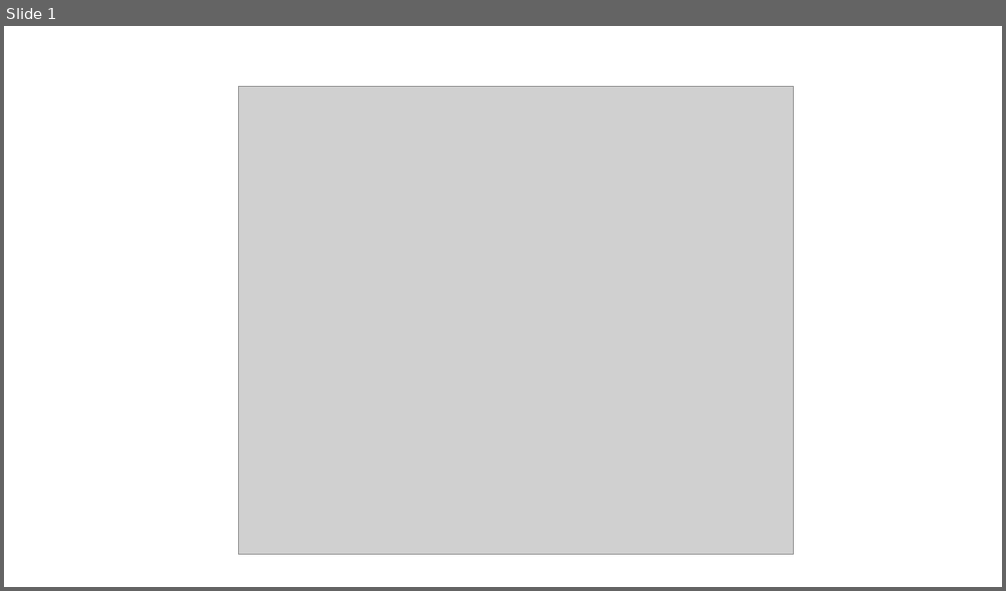
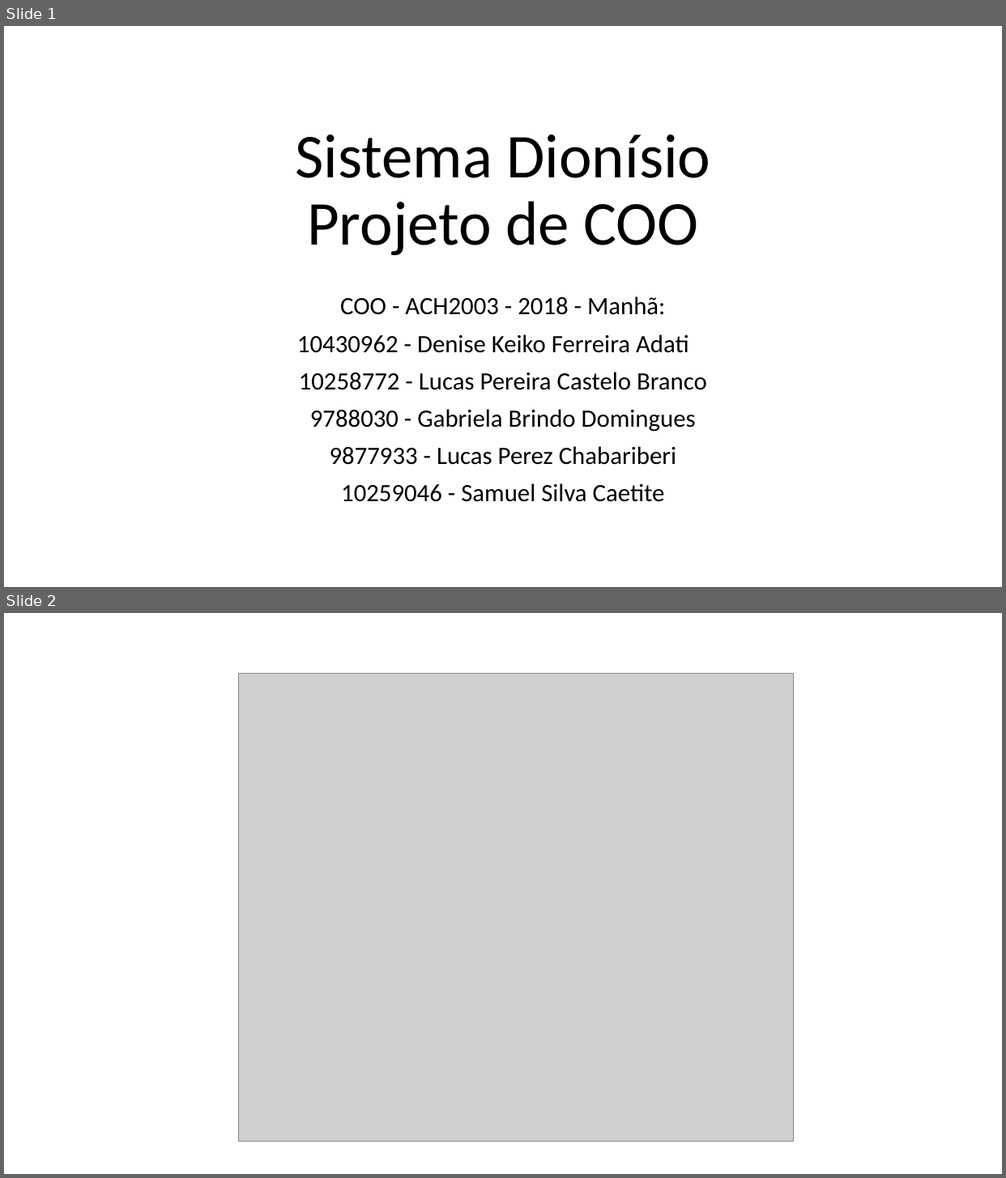
Before and after one commit to FernandoKGA/Gerenc_Recursos_Univ, a slide deck: Telas-DIONISIO.pptx. Shown one above the other, each under a label of ours: slide 1 before the commit, slides 1 and 2 after it. The pictures are 1006x591 and 1006x1178 pixels, drawn with LibreOffice and Linux fonts; fonts in the diff are those of the drawing; grey boxes stand for pictures. Boxes give left, top, right and bottom in pixels: in the first picture for what was removed or moved away, otherwise in the second. Text is boxed around its words. In the diff, an @@ line names an element or a change of style, - is before the commit and + after.

Commit message:
Adição dos .pdf e .pptx das Telas do Sistema Dionísio.

```diff
--- a/Telas-DIONISIO.pptx
+++ b/Telas-DIONISIO.pptx
@@ slide 1 added at (x1=4, y1=26, x2=1002, y2=587), background #FFFFFF @@
@@ title added at (x1=295, y1=135, x2=710, y2=256), 60 pt, text #000000 @@
+Sistema Dionísio
+Projeto de COO
@@ subtitle added at (x1=297, y1=297, x2=707, y2=502), 24 pt, text #000000 @@
+COO - ACH2003 - 2018 - Manhã:
+10430962 - Denise Keiko Ferreira Adati
+10258772 - Lucas Pereira Castelo Branco
+9788030 - Gabriela Brindo Domingues
+9877933 - Lucas Perez Chabariberi
+10259046 - Samuel Silva Caetite
@@ what was slide 1 is now slide 2 @@
```
Also in this commit, not shown: 1 other file.
